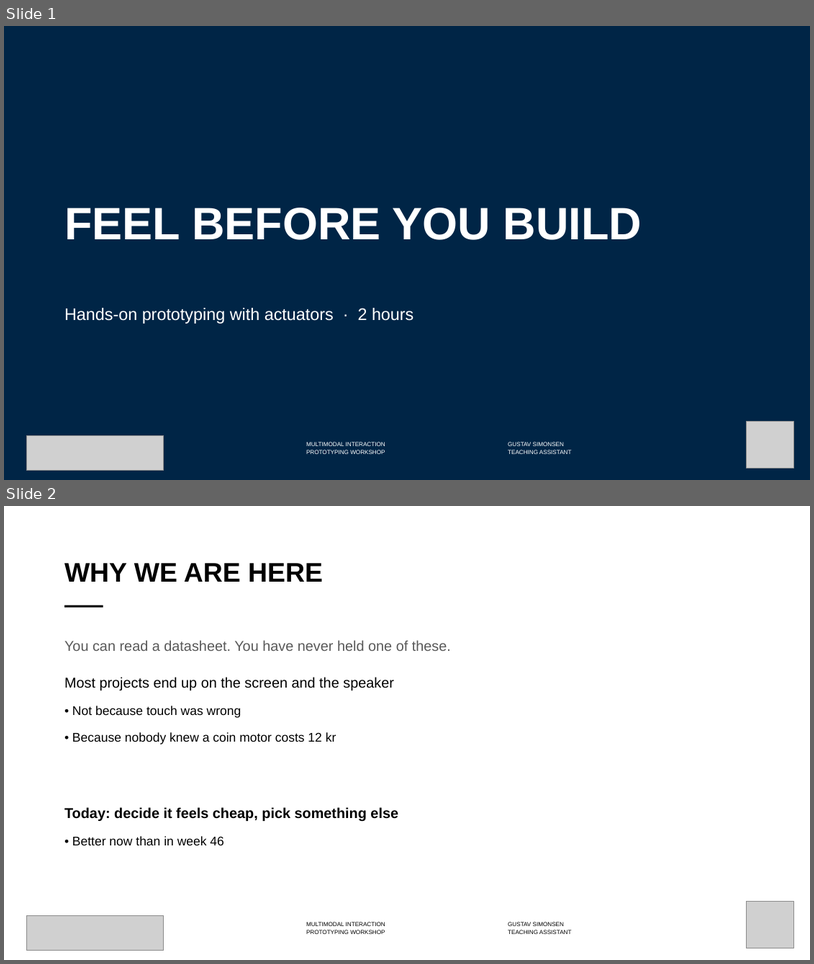
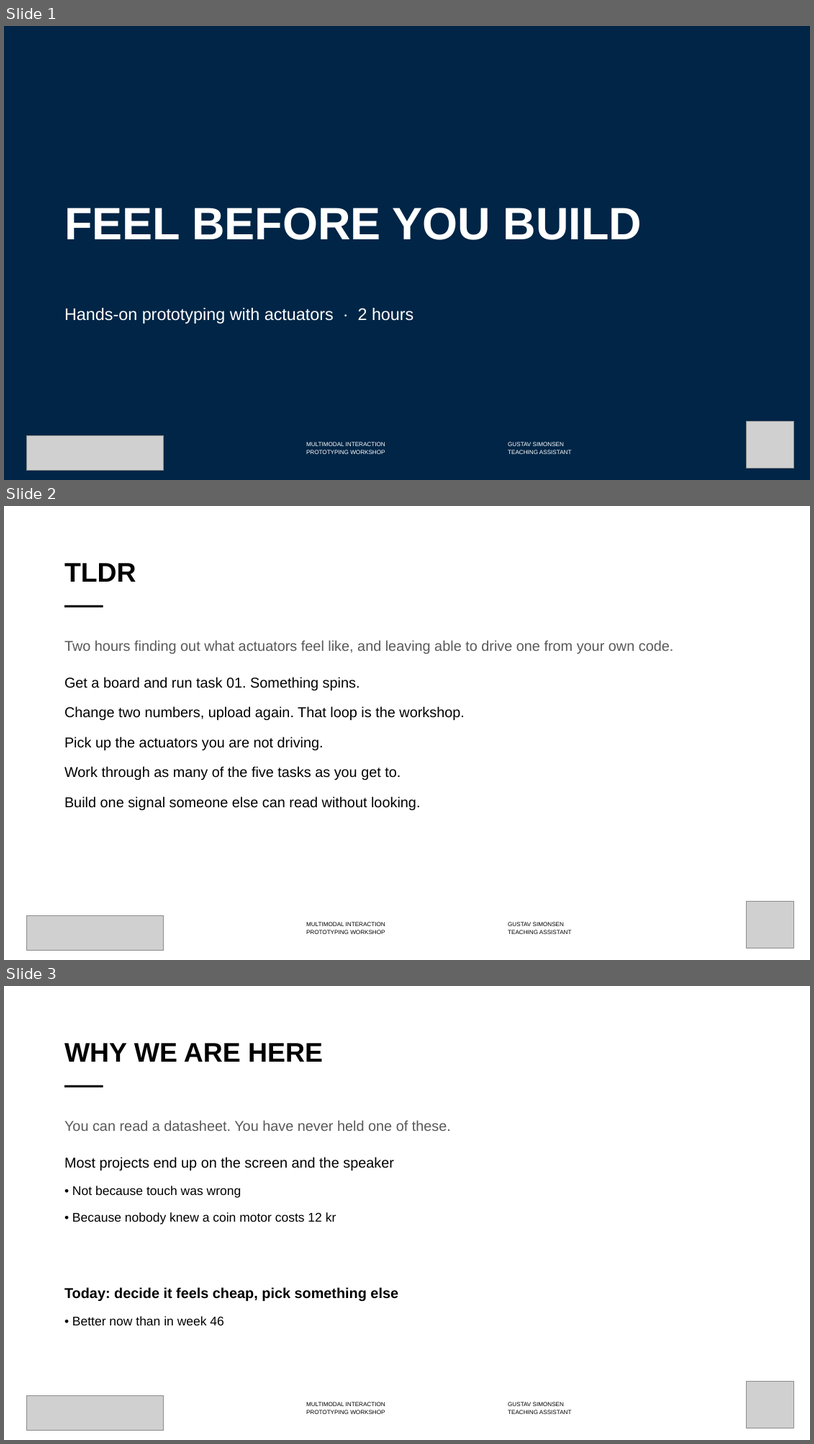
Before and after one commit to labtools-au/multimodal-actuator-workshop, a slide deck: docs/multimodal-actuator-workshop.pptx. Shown one above the other, each under a label of ours: slides 1 and 2 before the commit, slides 1, 2 and 3 after it. The pictures are 814x964 and 814x1444 pixels, drawn with LibreOffice and Linux fonts; fonts in the diff are those of the drawing; grey boxes stand for pictures; background and template pictures are left out. Boxes give left, top, right and bottom in pixels: in the first picture for what was removed or moved away, otherwise in the second. Text is boxed around its words. In the diff, an @@ line names an element or a change of style, - is before the commit and + after.

```diff
--- a/docs/multimodal-actuator-workshop.pptx
+++ b/docs/multimodal-actuator-workshop.pptx
@@ slide 2 added at (4,506,810,960), background #FFFFFF; not listed: 3 template elements that a slide beside it also shows @@
@@ title added at (64,563,136,582), 32 pt, text #000000, bold @@
+TLDR
@@ text added at (64,640,674,810), 17 pt, text #000000 @@
+Two hours finding out what actuators feel like, and leaving able to drive one from your own code.
+Get a board and run task 01. Something spins.
+Change two numbers, upload again. That loop is the workshop.
+Pick up the actuators you are not driving.
+Work through as many of the five tasks as you get to.
+Build one signal someone else can read without looking.
@@ picture added at (27,915,164,950) @@
@@ picture added at (747,901,794,948) @@
@@ what was slide 2 is now slide 3 @@
```
Also in this commit, not shown: 1 slide changed, 4 other slides added, 6 other files.
